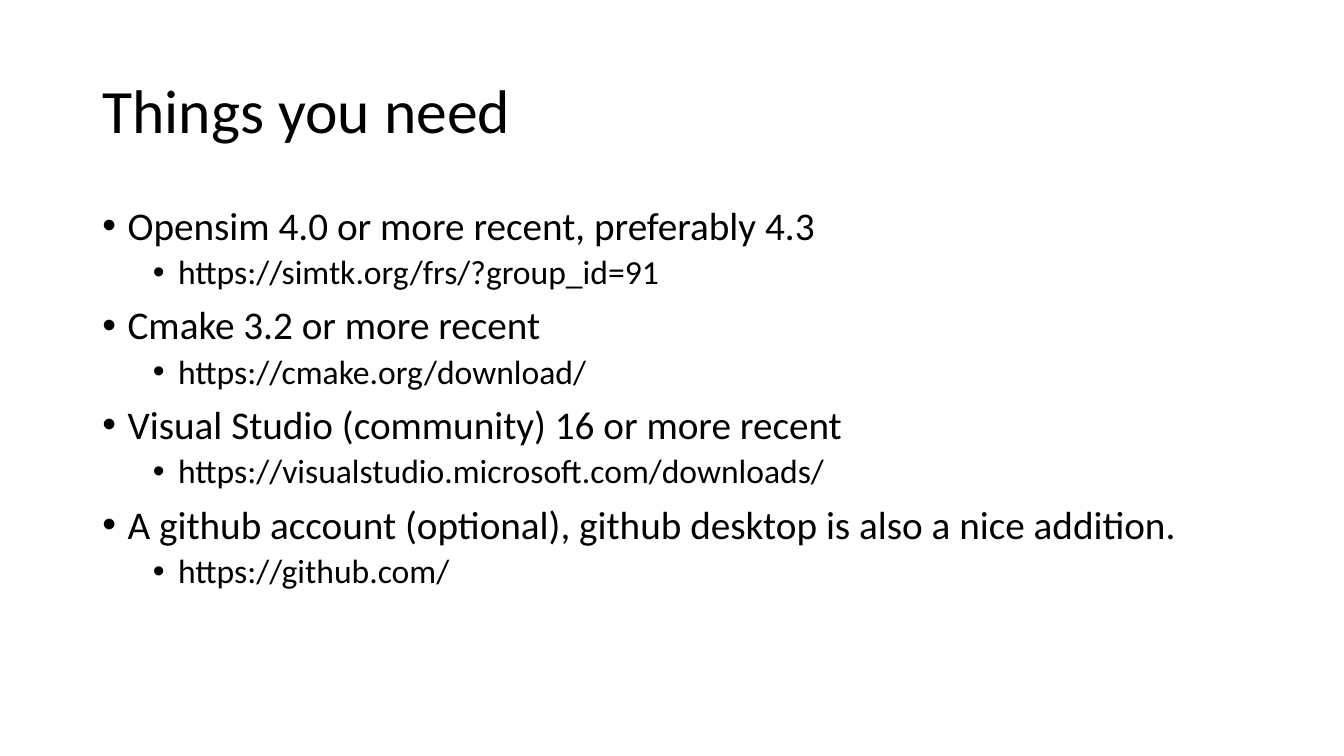
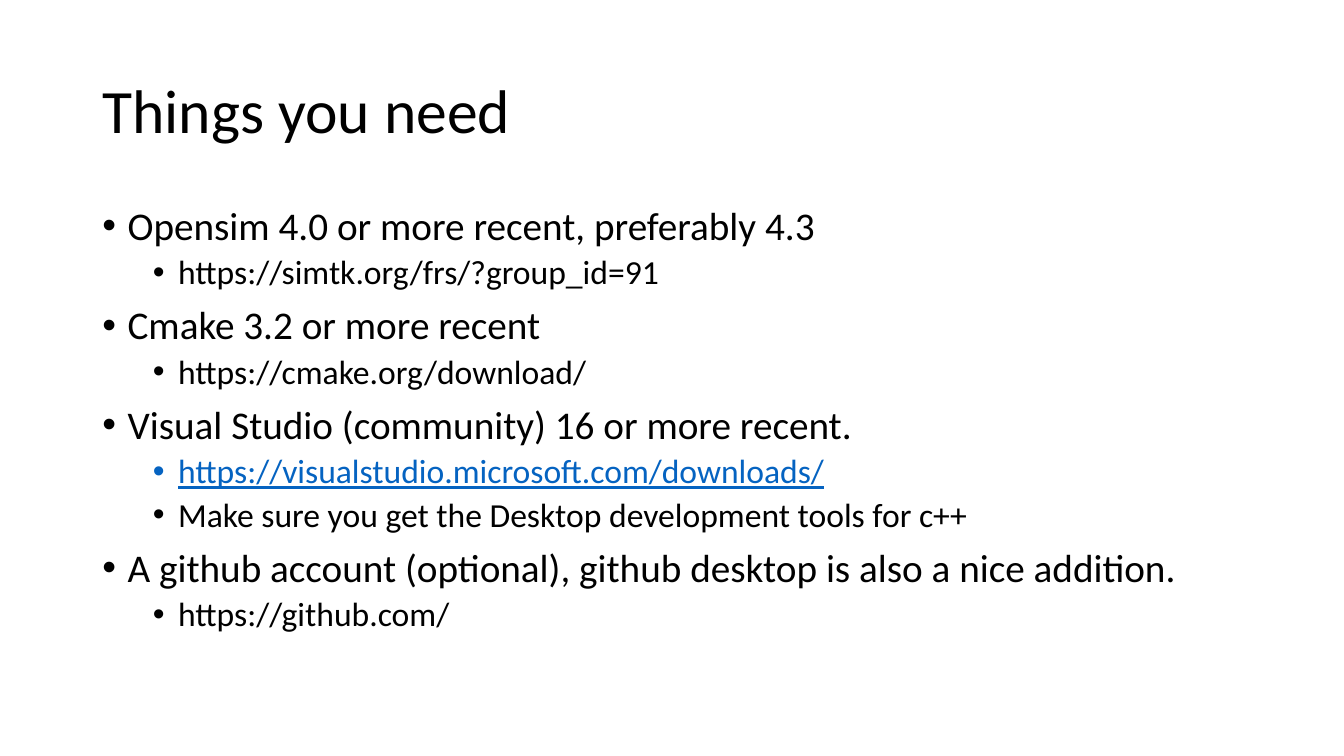
Before and after one commit to v9joshi/Moco-custom-goal, a slide deck: slide 2 of Tutorial.pptx. Drawn at 1344x756 pixels with LibreOffice and Linux fonts; fonts in the diff are those of the drawing. Boxes give left, top, right and bottom in pixels: in the first picture for what was removed or moved away, otherwise in the second. Text is boxed around its words. In the diff, an @@ line names an element or a change of style, - is before the commit and + after.

```diff
--- a/Tutorial.pptx
+++ b/Tutorial.pptx
@@ text at <box>128,410,852,446</box>: text changed @@
-• Visual Studio (community) 16 or more recent
+• Visual Studio (community) 16 or more recent.
@@ text at <box>178,459,824,489</box>: text colour #000000 to #0563C1, underline on in "https://visualstudio.microsoft.com/downloads/" @@
@@ text at <box>178,503,967,533</box>: paragraph added @@
+  • Make sure you get the Desktop development tools for c++
```
Also in this commit, not shown: 1 other slide changed, 6 slides added, 8 other files.
